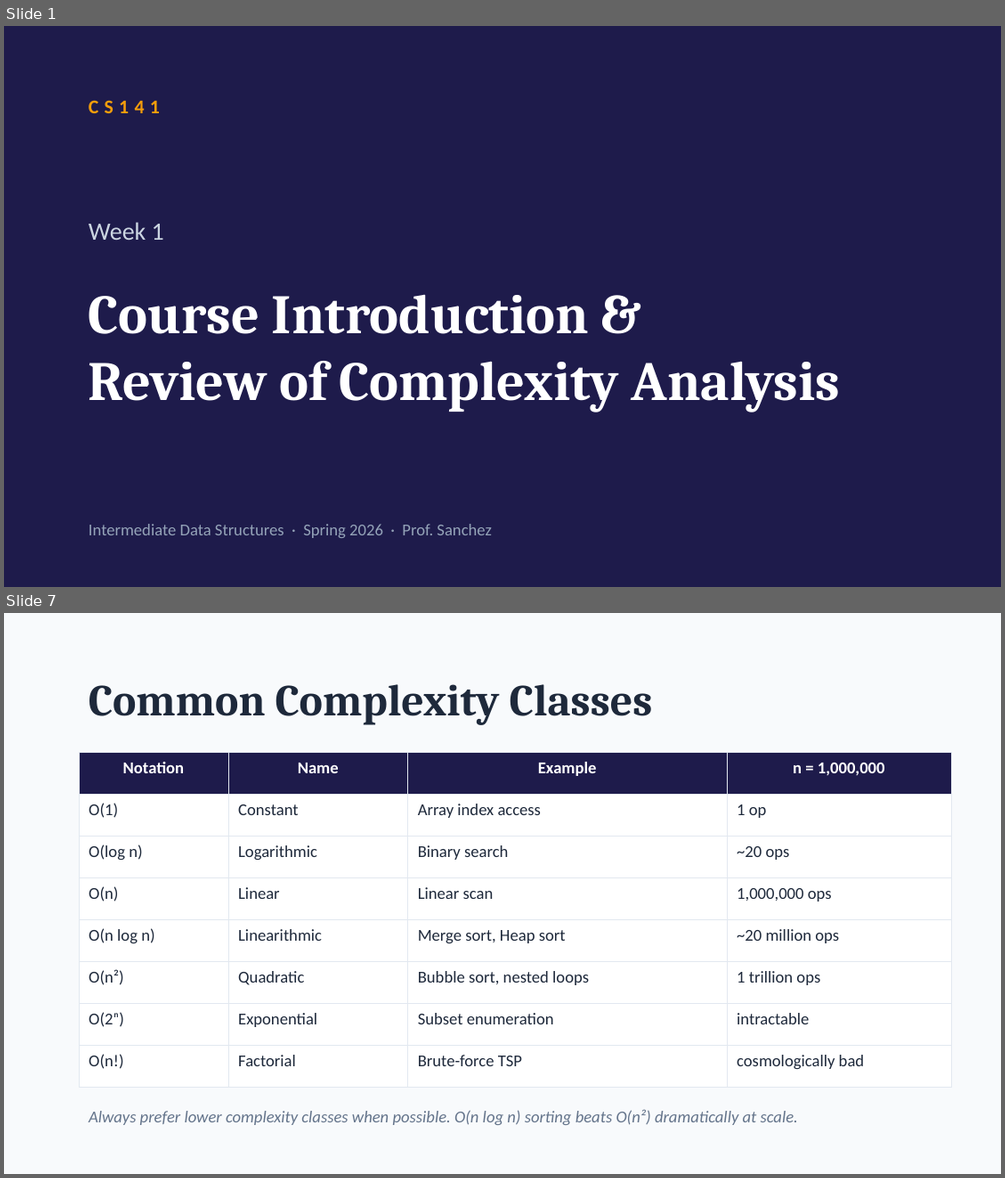
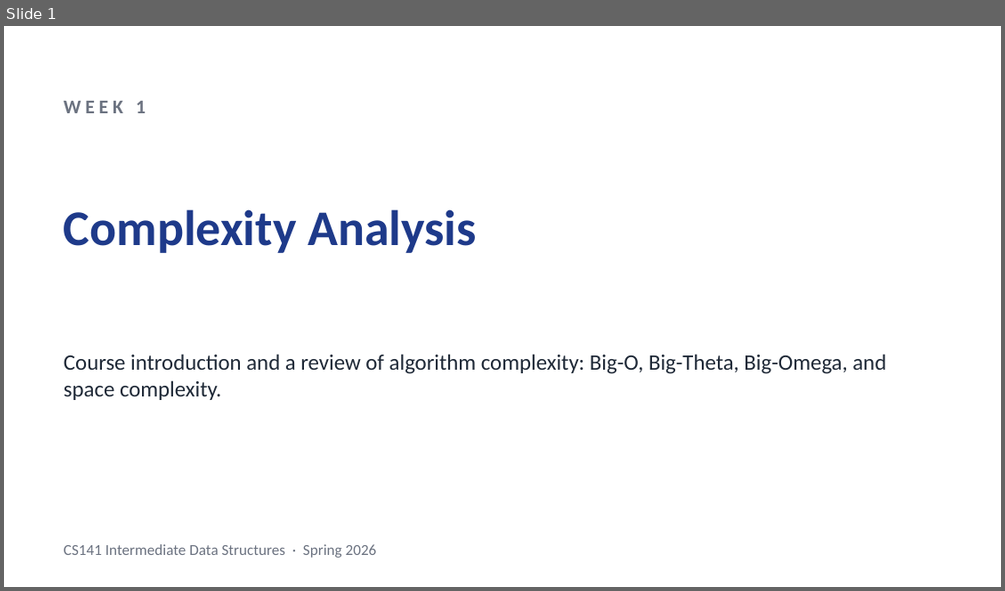
Before and after one commit to anishkancherla/stitch, a slide deck: samples/lectures/Week1_ComplexityAnalysis.pptx. Shown one above the other, each under a label of ours: slides 1 and 7 before the commit, slide 1 after it; the slides between them are not shown. The pictures are 1005x1178 and 1005x591 pixels, drawn with LibreOffice and Linux fonts; fonts in the diff are those of the drawing. Boxes give left, top, right and bottom in pixels: in the first picture for what was removed or moved away, otherwise in the second. Text is boxed around its words. In the diff, an @@ line names an element or a change of style, - is before the commit and + after.

```diff
--- a/samples/lectures/Week1_ComplexityAnalysis.pptx
+++ b/samples/lectures/Week1_ComplexityAnalysis.pptx
@@ slide 7 removed at <box>4,613,1001,1174</box>, background #F8FAFC @@
@@ text removed at <box>89,684,653,725</box> @@
-Common Complexity Classes
@@ table removed at <box>79,753,951,1072</box>, 8 rows, 4 columns @@
-Notation | Name | Example | n = 1,000,000
-O(1) | Constant | Array index access | 1 op
-O(log n) | Logarithmic | Binary search | ~20 ops
-O(n) | Linear | Linear scan | 1,000,000 ops
-O(n log n) | Linearithmic | Merge sort, Heap sort | ~20 million ops
-O(n²) | Quadratic | Bubble sort, nested loops | 1 trillion ops
-O(2ⁿ) | Exponential | Subset enumeration | intractable
-O(n!) | Factorial | Brute-force TSP | cosmologically bad
@@ text removed at <box>89,1109,798,1125</box> @@
-Always prefer lower complexity classes when possible. O(n log n) sorting beats O(n²) dramatically at scale.
@@ slide 1 changed as well @@
@@ background #1E1B4B to #FFFFFF @@
@@ text at <box>64,101,146,113</box>: text changed; size 18 to 14 pt; text colour #CBD5E1 to #6B7280; bold on @@
-Week 1
+WEEK 1
@@ text removed at <box>89,100,160,113</box> @@
-CS141
@@ text added at <box>64,209,477,253</box>, 36 pt, text #1E3A8A, bold @@
+Complexity Analysis
@@ text at <box>64,354,886,400</box>: text changed; size 40 to 16 pt; font Cambria to Calibri; text colour #FFFFFF to #1F2937; bold off @@
-Course Introduction &
-Review of Complexity Analysis
+Course introduction and a review of algorithm complexity: Big-O, Big-Theta, Big-Omega, and space complexity.
@@ text at <box>64,544,377,557</box>: text changed; size 12 to 11 pt; text colour #94A3B8 to #6B7280 @@
-Intermediate Data Structures · Spring 2026 · Prof. Sanchez
+CS141 Intermediate Data Structures · Spring 2026
```
Also in this commit, not shown: 1 other slide changed, 28 slides added, 9 other slides removed, 26 other files.
